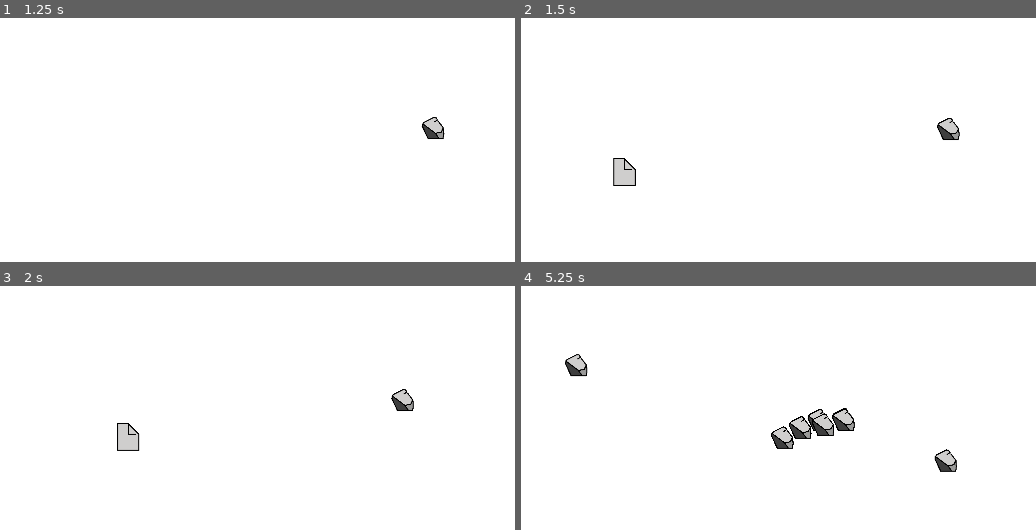
Above: before the commit, frames 1-4 (two rows, left to right).
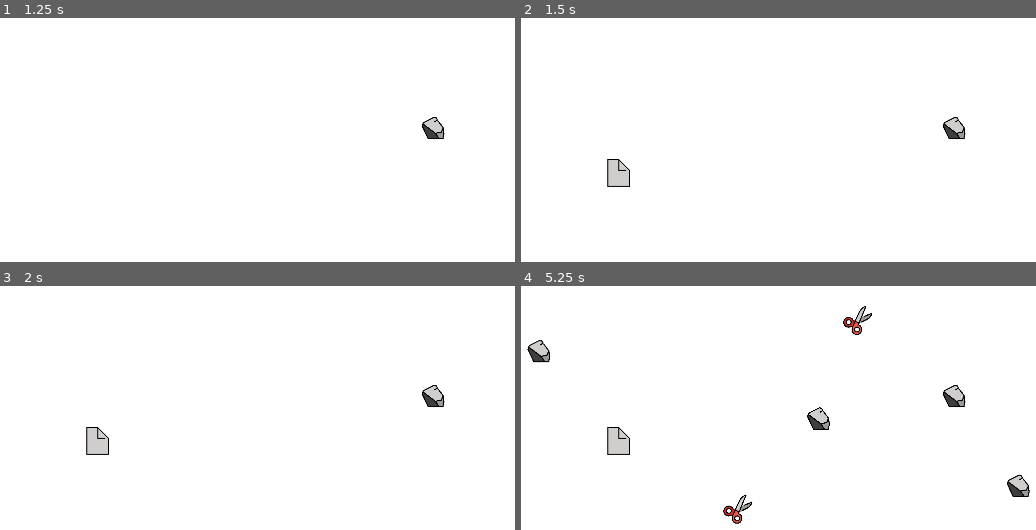
Above: after the commit, the same moments.

Repository: EthanDenny/RockPaperScissors
Game: Godot game, scene res://Main.tscn
Same seed, same stepped clock (60 frames per second), same inputs: the game is played once before the commit and once after it.
Inputs (mouse positions are in pixels of both pictures, inside the frame that each line leads up to):
- Up to frame 1 (1.25 s): tap Enter at 0.5 s; move the mouse to (432, 127) at 0.52 s; click (432, 127) at 0.6 s
- Up to frame 2 (1.5 s): tap Space at 1.25 s; move the mouse to (618, 174) at 1.27 s; click (618, 174) at 1.35 s
- Up to frame 3 (2 s): no input
- Up to frame 4 (5.25 s): move the mouse to (860, 320) at 2.02 s; click (860, 320) at 2.1 s; move the mouse to (737, 508) at 2.77 s; click (737, 508) at 2.85 s; move the mouse to (1020, 486) at 3.52 s; click (1020, 486) at 3.6 s; move the mouse to (536, 351) at 4.27 s; click (536, 351) at 4.35 s; move the mouse to (819, 417) at 5.02 s; click (819, 417) at 5.1 s

Frame 1 is identical in both runs. In frame 2, 0.7% of the frame differs, in the area x 16-87%, y 40-70%; in frame 3, 1.5%; in frame 4, 3.8%, in the area x 1-99%, y 8-98%.

Commit message:
Fixed slowdowns caused by object collisions
The old system relied on deleting and creating new objects - the new system simply updates all the properties of the eatee  to be the same as the eater.

Diff:
--- a/Scripts/Hand.gd
+++ b/Scripts/Hand.gd
@@ -5,23 +5,20 @@
 export var prey_ids = []
 export var predator_ids = []
 
-var speed = 2
-var velocity = Vector2()
+var speed = 0
+var target = null
 
-var target = null
-var initial_target_distance = 0
+
+func _ready():
+	find_target()
 
 
 func _physics_process(delta):
-	if target == null:
-		target = find_target()
-	elif not is_instance_valid(target):
-		target = find_target()
-	elif position.distance_to(target.position) > initial_target_distance * 2:
-		target = find_target()
+	if target != null and target.type_id == type_id:
+			find_target()
 
 	if target != null:
-		velocity = position.direction_to(target.position) * speed
+		var velocity = position.direction_to(target.position) * speed
 		position += velocity
 
 	for body in $Area2D.get_overlapping_areas():
@@ -34,14 +31,13 @@
 
 
 func eat(hand):
-	var new_hand = self.duplicate()
-	new_hand.position = hand.position
-	hand.queue_free()
-	get_parent().add_child(new_hand)
+	hand.find_node("Sprite").texture = $Sprite.texture
+	hand.type_id = type_id
+	hand.prey_ids = prey_ids
+	hand.predator_ids = predator_ids
+	find_target()
+	hand.find_target()
 
 
 func find_target():
 	target = get_parent().nearest(self, prey_ids)
-	if target != null:
-		initial_target_distance = position.distance_to(target.position)
-	return target
